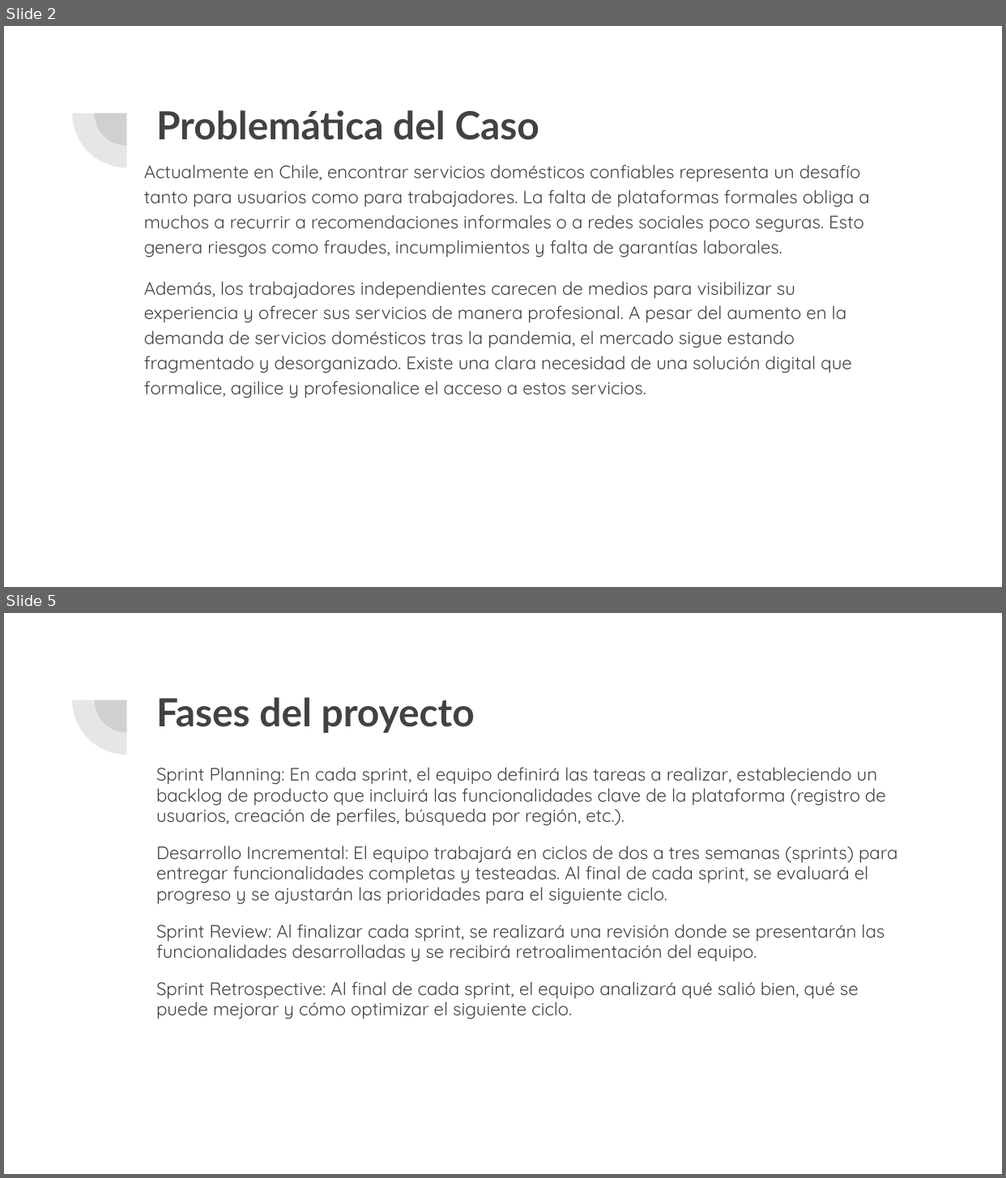
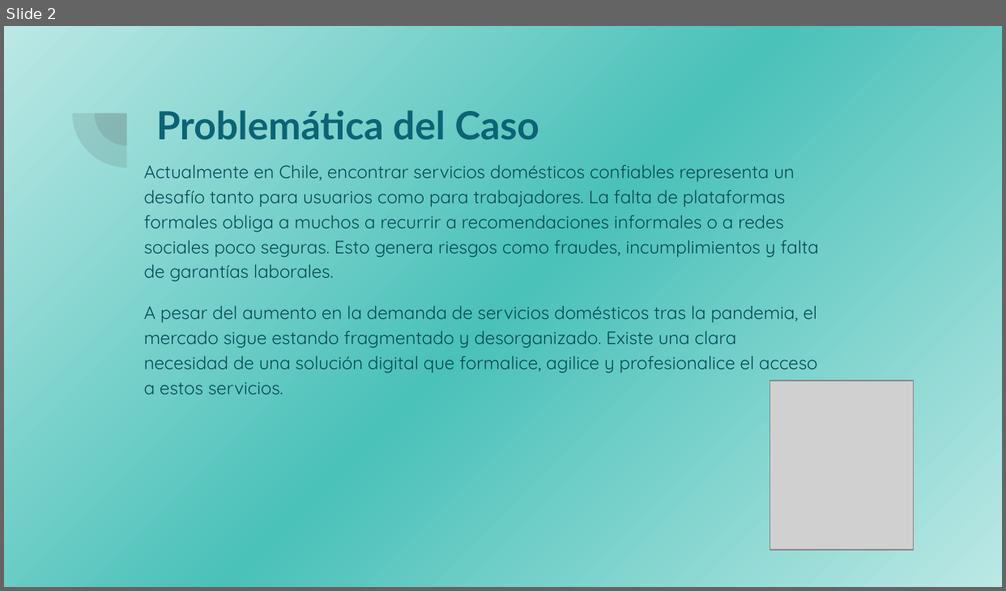
Before and after one commit to TopherHasashi/ServiHogar, a slide deck: Entrega 1/Evidencias Grupales/ServiHogar.pptx. Shown one above the other, each under a label of ours: slides 2 and 5 before the commit, slide 2 after it; the slides between them are not shown. The pictures are 1006x1178 and 1006x591 pixels, drawn with LibreOffice and Linux fonts; fonts in the diff are those of the drawing; grey boxes stand for pictures. Boxes give left, top, right and bottom in pixels: in the first picture for what was removed or moved away, otherwise in the second. Text is boxed around its words. In the diff, an @@ line names an element or a change of style, - is before the commit and + after.

```diff
--- a/Entrega 1/Evidencias Grupales/ServiHogar.pptx
+++ b/Entrega 1/Evidencias Grupales/ServiHogar.pptx
@@ slide 5 removed at (x1=4, y1=613, x2=1002, y2=1174), background #FFFFFF; not listed: 2 template elements that a slide beside it also shows @@
@@ title removed at (x1=156, y1=697, x2=475, y2=733) @@
-Fases del proyecto
@@ text removed at (x1=156, y1=767, x2=897, y2=1020) @@
-Sprint Planning: En cada sprint, el equipo definirá las tareas a realizar, estableciendo un backlog de producto que incluirá las funcionalidades clave de la plataforma (registro de usuarios, creación de perfiles, búsqueda por región, etc.).
-Desarrollo Incremental: El equipo trabajará en ciclos de dos a tres semanas (sprints) para entregar funcionalidades completas y testeadas. Al final de cada sprint, se evaluará el progreso y se ajustarán las prioridades para el siguiente ciclo.
-Sprint Review: Al finalizar cada sprint, se realizará una revisión donde se presentarán las funcionalidades desarrolladas y se recibirá retroalimentación del equipo.
-Sprint Retrospective: Al final de cada sprint, el equipo analizará qué salió bien, qué se puede mejorar y cómo optimizar el siguiente ciclo.
@@ slide 2 changed as well @@
@@ background #FFFFFF to gradient #BBE8E5 to #4AC1B9 @@
@@ title "Problemática del Caso" at (x1=156, y1=110, x2=539, y2=140): text colour #424242 to #0B6374 @@
@@ text at (x1=144, y1=165, x2=819, y2=282): text colour #424242 to #084A57 in "Actualmente en Chile, encontrar servicios domésticos confiab ..." @@
@@ text at (x1=144, y1=305, x2=817, y2=395): text changed; text colour #424242 to #084A57 @@
-Además, los trabajadores independientes carecen de medios para visibilizar su experiencia y ofrecer sus servicios de manera profesional. A pesar del aumento en la demanda de servicios domésticos tras la pandemia, el mercado sigue estando fragmentado y desorganizado. Existe una clara necesidad de una solución digital que formalice, agilice y profesionalice el acceso a estos servicios.
+A pesar del aumento en la demanda de servicios domésticos tras la pandemia, el mercado sigue estando fragmentado y desorganizado. Existe una clara necesidad de una solución digital que formalice, agilice y profesionalice el acceso a estos servicios.
@@ picture added at (x1=770, y1=382, x2=914, y2=551) @@
```
Also in this commit, not shown: 2 other slides changed, 7 slides added, 4 other slides removed, 2 other files.
